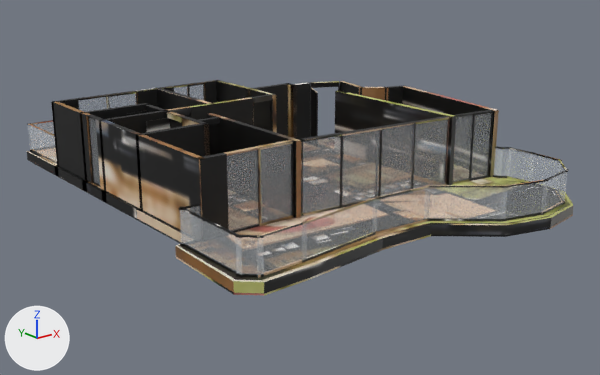
Two versions of the glTF model akasya-3d/gol-6/model.glb, one commit apart.
One viewpoint serves both versions: a camera (50 mm lens) standing at (-16.34, -21.53, 7.94) and looking at (0.24, -0.81, -0.35). Lighting does not change. The marker at lower left points along +X, +Y and +Z. The first picture is the older version. Where no turn or scale is listed for an object, it has been applied to the vertices. Vertices at exactly the same position are counted once.
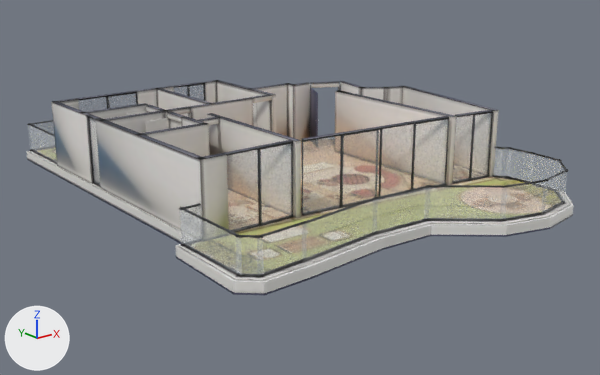
Edits to the scene script, one JSON object a line:
```json
{"block": "mat_baked", "where": "n3 = _N.new('ShaderNodeMapping'); n3.name = 'Mapping'"}
{"op": "set", "path": "n3.inputs[1].default_value", "old": "(0.00131, -14.89, 0.0)", "new": "(0.000993, -14.66, 0.0)", "note": "'Location'"}
{"op": "set", "path": "n3.inputs[3].default_value", "old": "(15.96, 15.89, 1.0)", "new": "(15.97, 15.64, 1.0)", "note": "'Scale'"}
{"block": "me_mesh_0", "where": "# used by ob_mesh_0; location = (-6.28, 8.26, -0.36)"}
{"op": "remove", "block": "me_mesh_0", "code": "me_mesh_0.from_pydata(...)  # 2630 vertices, 4560 faces; spans x 0.0..12.5, y -16.7..0.0, z 0.0..2.6"}
{"op": "add", "block": "me_mesh_0", "code": "me_mesh_0.from_pydata(...)  # 3206 vertices, 5816 faces; spans x 0.0..12.5, y -16.7..0.0, z 0.0..2.6"}
{"block": "me_mesh_0", "change": "me_mesh_0 part 1: 20 vertices moved within x 0.8..11.6, y -12.8..-2.8, z 0.0..0.4; 576 vertices added at x 0.7..11.8, y -13.1..-2.6, z 0.0..2.6"}
{"block": "me_mesh_0", "change": "me_mesh_0 part 2: 3430 kept faces spanning x 0.0..12.5, y -16.7..0.0, z 0.0..2.6 get new texture (UV) coordinates"}
```

Boxes [x1, y1, x2, y2] around the edits, measured in the pictures (600 x 375 px):
```json
{"object": "Mesh_0", "change": "surface changed", "before": [27, 80, 574, 296], "after": [27, 80, 574, 296], "on screen": "black to grey"}
{"part": 1, "of": "me_mesh_0", "change": "reshaped", "before": [80, 114, 366, 231], "after": [51, 81, 453, 294]}
{"part": 2, "of": "me_mesh_0", "change": "surface changed", "before": [27, 80, 574, 296], "after": [27, 80, 574, 296], "on screen": "black to grey"}
```
